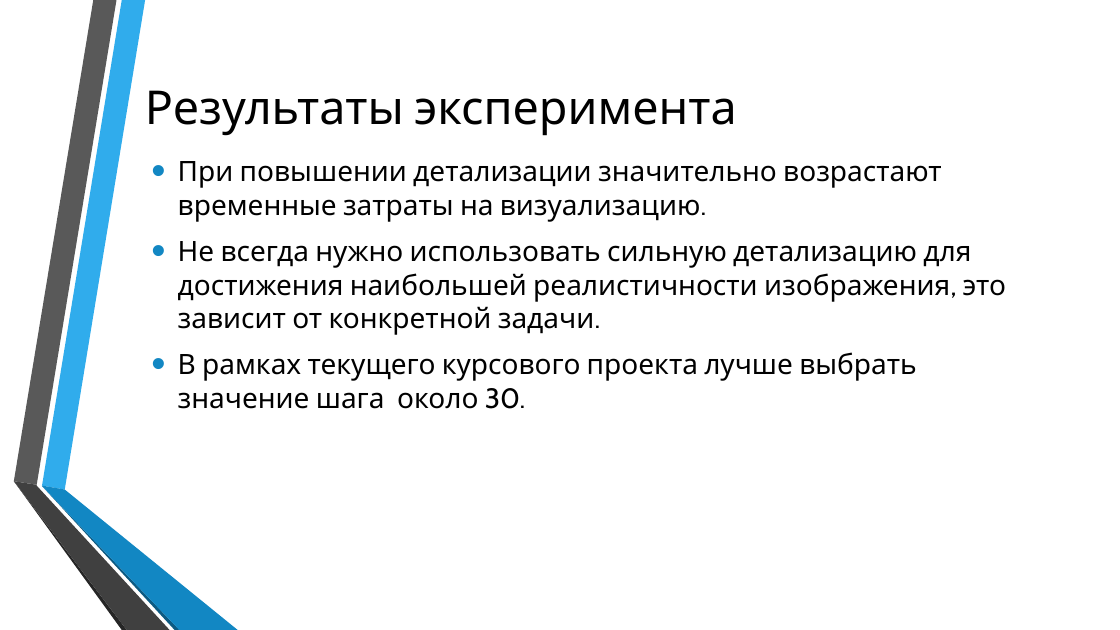
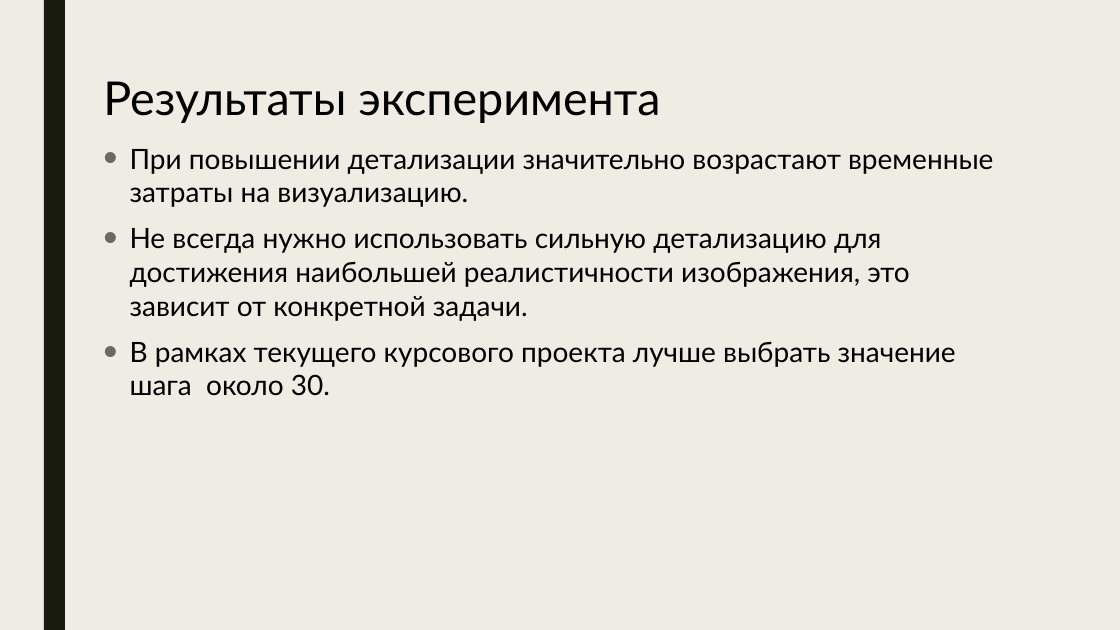
Before and after one commit to Bryanskaya/TimeIsOfTheEssence, a slide deck: slide 12 of Coursework/docs/Презентация_Брянская_ИУ7_52.pptx (slide 16 before the commit). Drawn at 1120x630 pixels with LibreOffice and Linux fonts; fonts in the diff are those of the drawing; background and template pictures are left out. Boxes give left, top, right and bottom in pixels: in the first picture for what was removed or moved away, otherwise in the second. Text is boxed around its words. In the diff, an @@ line names an element or a change of style, - is before the commit and + after.

```diff
--- a/Coursework/docs/Презентация_Брянская_ИУ7_52.pptx
+++ b/Coursework/docs/Презентация_Брянская_ИУ7_52.pptx
@@ background picture (left out) to #EFEDE3 @@
@@ rectangle added at (44, 0, 65, 630), fill #191B0E @@
@@ text "Результаты эксперимента": place and size @@
-text "Результаты эксперимента" at (145, 90, 736, 136)
+text "Результаты эксперимента" at (103, 81, 660, 123)
@@ text "Результаты эксперимента" at (103, 81, 660, 123): font Cabin to Lato @@
@@ text "При повышении детализации значительно возрастают ...": place and size @@
-text "При повышении детализации значительно возрастают ..." at (178, 161, 1007, 409)
+text "При повышении детализации значительно возрастают ..." at (130, 149, 993, 396)
@@ text "При повышении детализации значительно возрастают ..." at (130, 149, 993, 396): font Cabin to Lato; bullet colour #1287C3 to #696A64 @@
@@ group removed at (13, 0, 238, 630): 6 freeform shapes @@
```
Also in this commit, not shown: 12 other slides changed, 5 slides removed.
